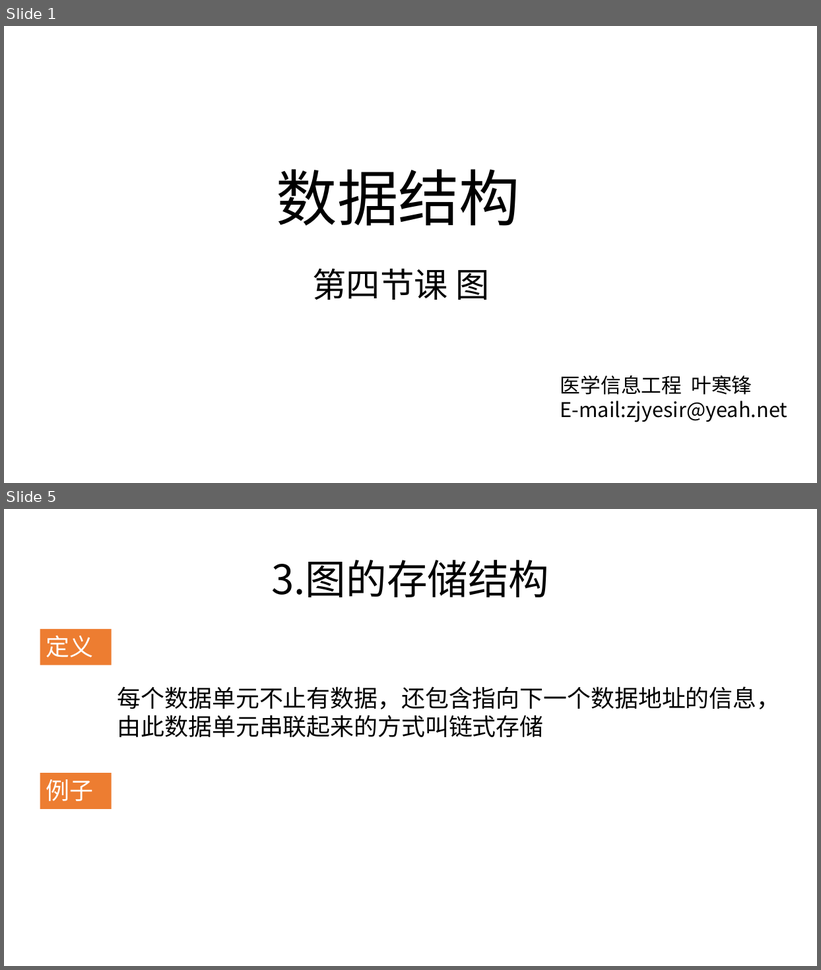
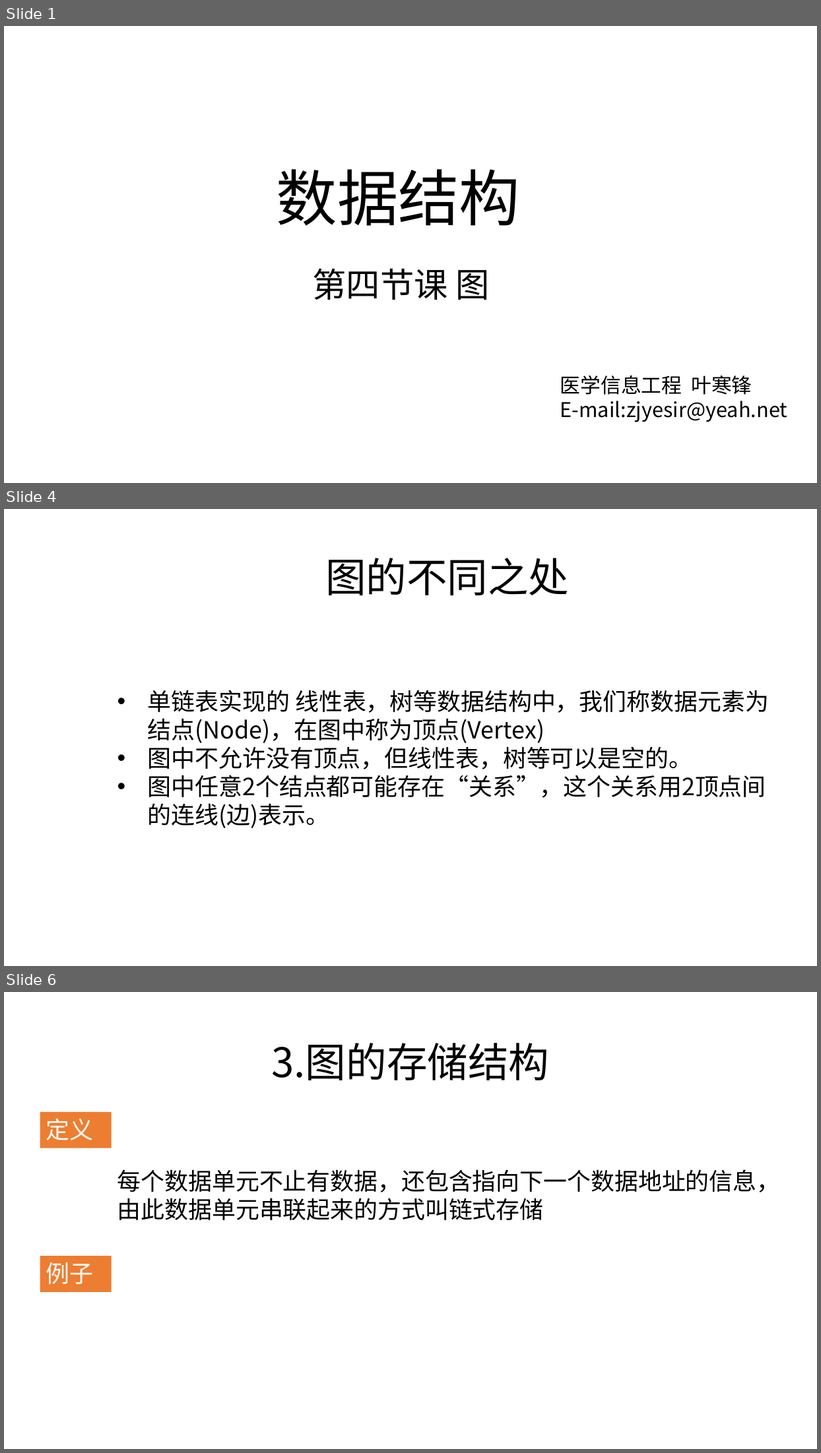
Before and after one commit to zjyesir/hmc_data_structure, a slide deck: ppt/7.图.pptx. Shown one above the other, each under a label of ours: slides 1 and 5 before the commit, slides 1, 4 and 6 after it; the slides between them are not shown. The pictures are 821x970 and 821x1453 pixels, drawn with LibreOffice and Linux fonts; fonts in the diff are those of the drawing; background and template pictures are left out. Boxes give left, top, right and bottom in pixels: in the first picture for what was removed or moved away, otherwise in the second. Text is boxed around its words. In the diff, an @@ line names an element or a change of style, - is before the commit and + after.

```diff
--- a/ppt/7.图.pptx
+++ b/ppt/7.图.pptx
@@ slide 4 added at (x1=4, y1=509, x2=817, y2=966), background picture (left out) @@
@@ text added at (x1=325, y1=558, x2=570, y2=595), 48 pt, text #000000 @@
+图的不同之处
@@ text added at (x1=148, y1=690, x2=769, y2=828), 28 pt, text #000000 @@
+• 单链表实现的 线性表，树等数据结构中，我们称数据元素为结点(Node)，在图中称为顶点(Vertex)
+• 图中不允许没有顶点，但线性表，树等可以是空的。
+• 图中任意2个结点都可能存在“关系”，这个关系用2顶点间的连线(边)表示。
@@ what was slide 5 is now slide 6 @@
```
Also in this commit, not shown: 1 slide changed, 2 other slides added, 2 slides removed, 9 other files.
